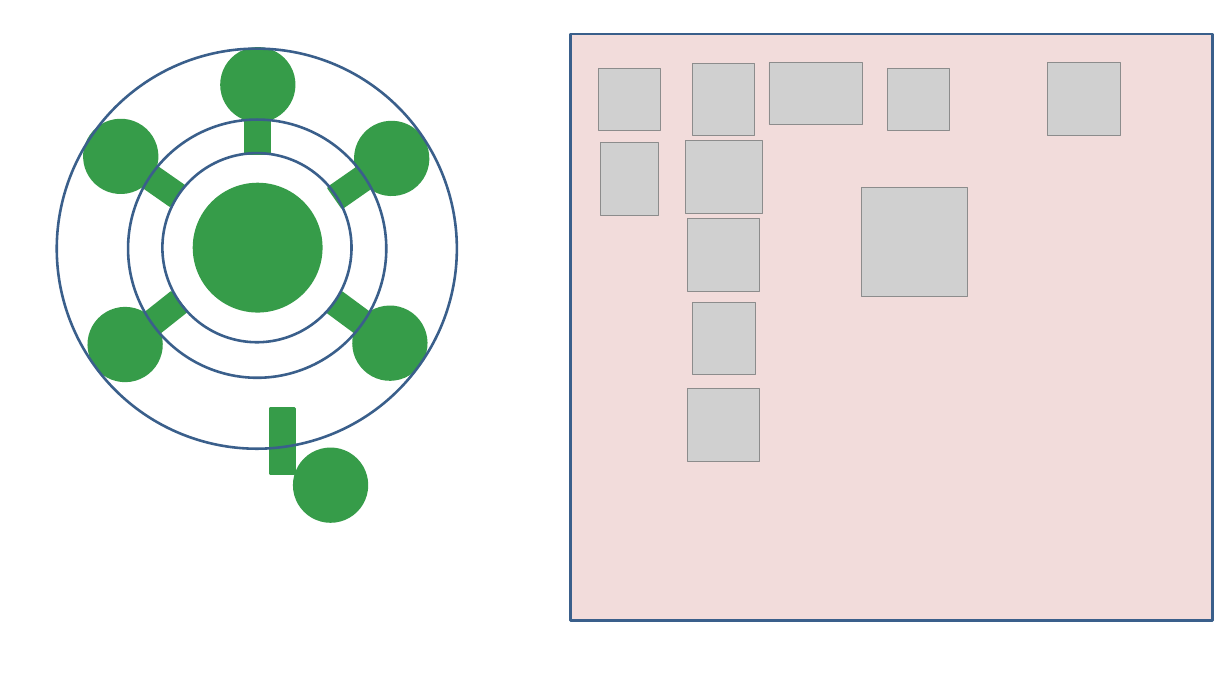
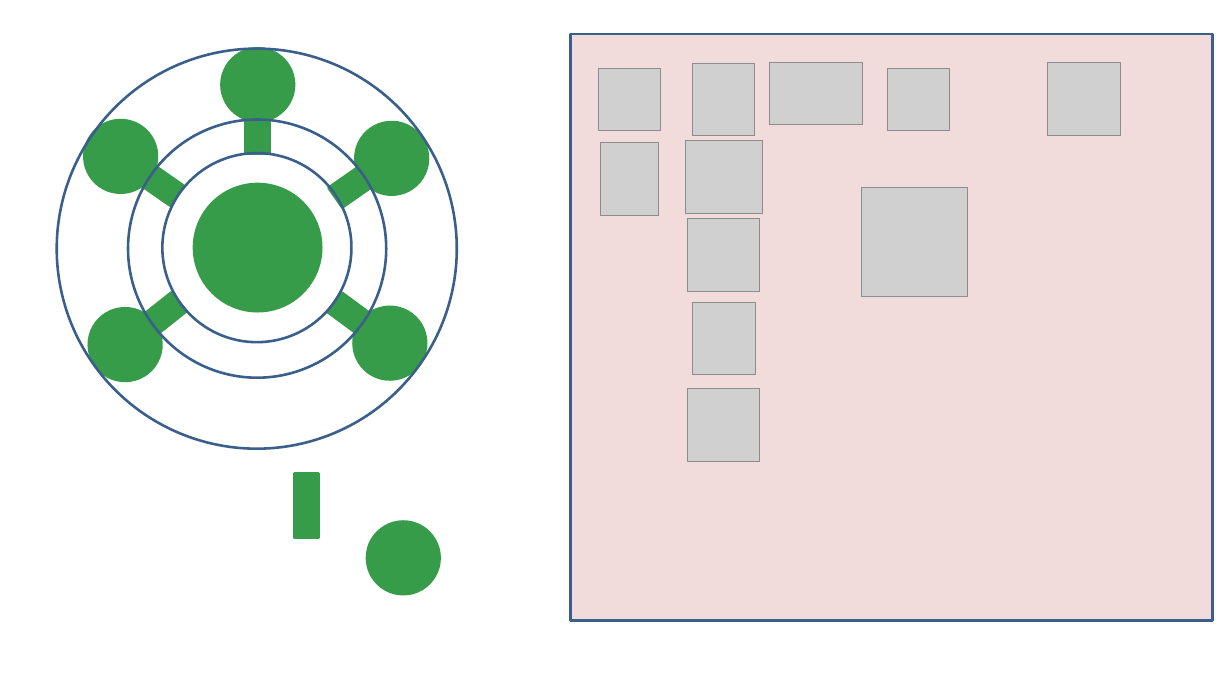
Before and after one commit to tsouche/setgame, a slide deck: slide 4 of client/Maquette et icones.pptx (slide 3 before the commit). Drawn at 1232x693 pixels with LibreOffice and Linux fonts; fonts in the diff are those of the drawing; grey boxes stand for pictures. Boxes give left, top, right and bottom in pixels: in the first picture for what was removed or moved away, otherwise in the second. Text is boxed around its words. In the diff, an @@ line names an element or a change of style, - is before the commit and + after.

```diff
--- a/client/Maquette et icones.pptx
+++ b/client/Maquette et icones.pptx
@@ rectangle moved from (x1=270, y1=409, x2=294, y2=473) to (x1=294, y1=473, x2=318, y2=538) @@
@@ ellipse moved from (x1=294, y1=449, x2=367, y2=522) to (x1=367, y1=521, x2=440, y2=594) @@
```
Also in this commit, not shown: 3 other slides changed, 1 slide added, 1 other file.
